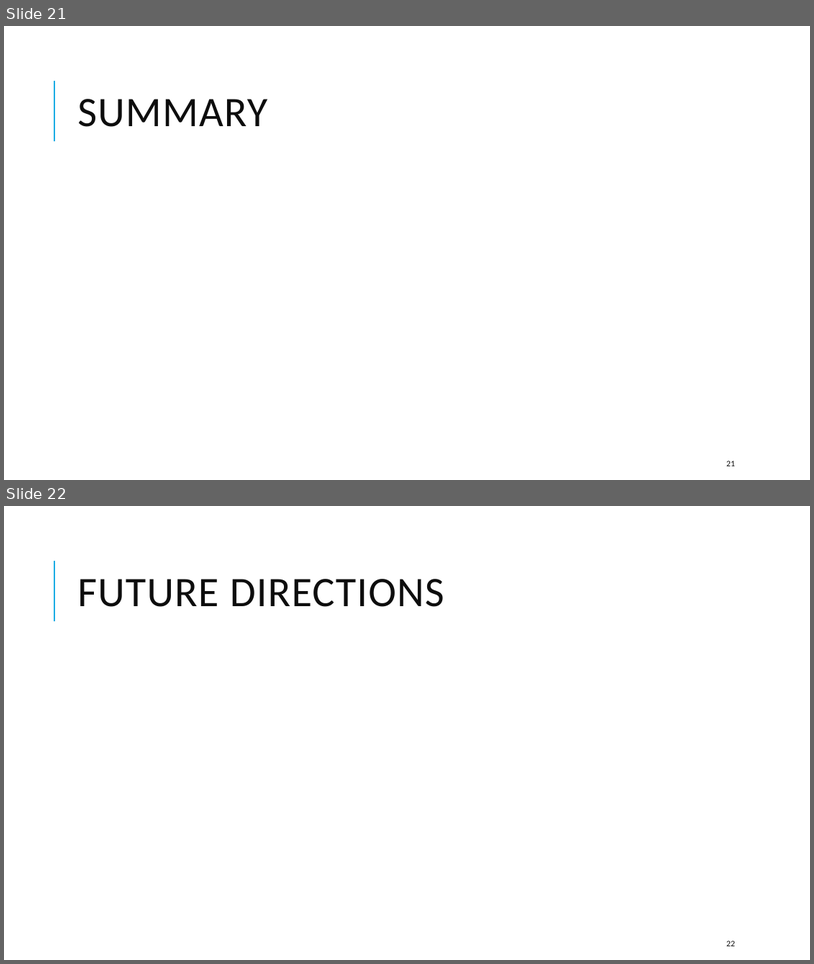
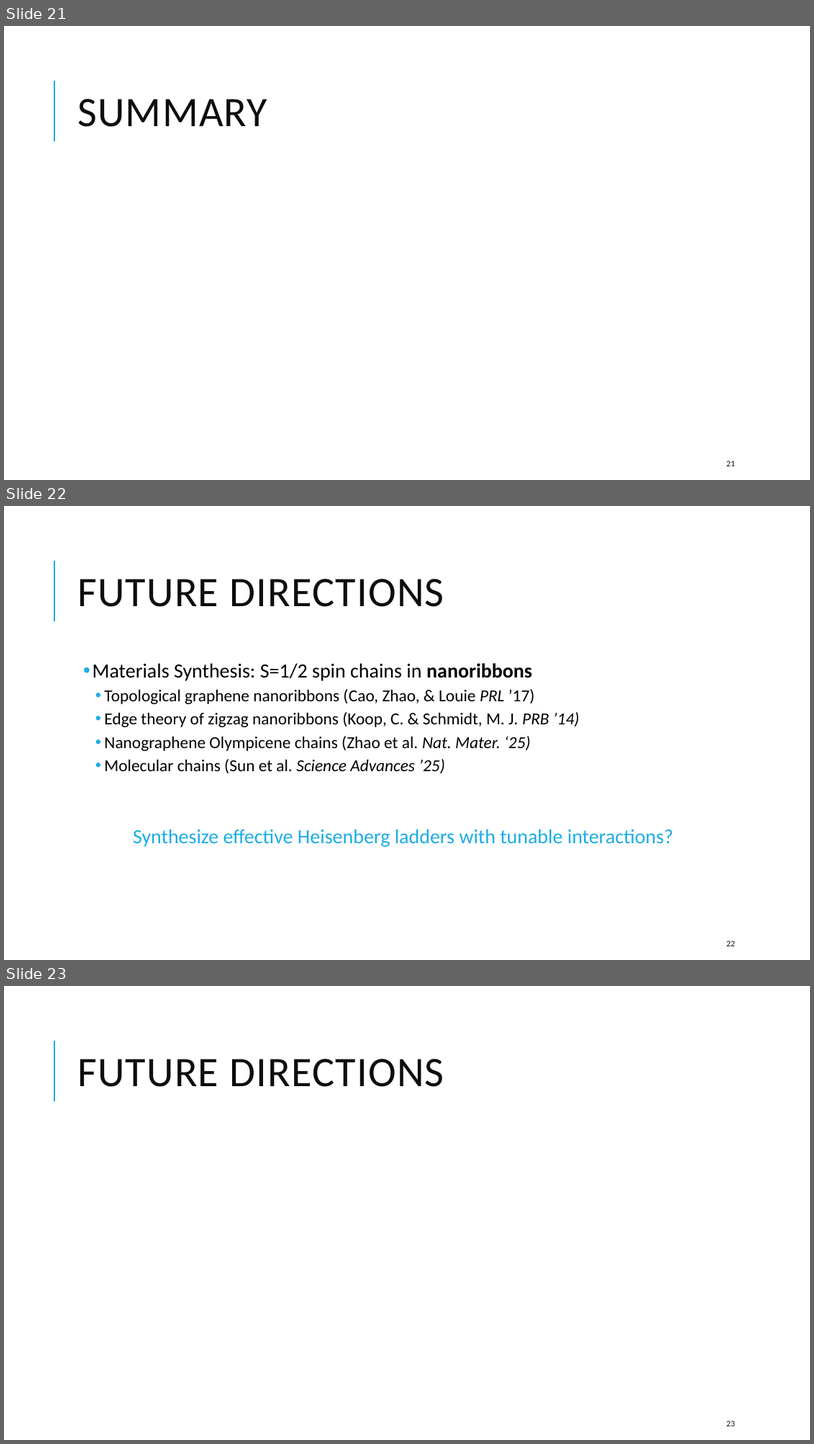
Before and after one commit to kwang0/KPZ-Project, a slide deck: Kavli ENSI Retreat Presentation.pptx. Shown one above the other, each under a label of ours: slides 21 and 22 before the commit, slides 21, 22 and 23 after it. The pictures are 814x964 and 814x1444 pixels, drawn with LibreOffice and Linux fonts; fonts in the diff are those of the drawing; grey boxes stand for pictures. Boxes give left, top, right and bottom in pixels: in the first picture for what was removed or moved away, otherwise in the second. Text is boxed around its words. In the diff, an @@ line names an element or a change of style, - is before the commit and + after.

```diff
--- a/Kavli ENSI Retreat Presentation.pptx
+++ b/Kavli ENSI Retreat Presentation.pptx
@@ slide 22 added at (4,506,810,960), background #FFFFFF; not listed: 1 template element that a slide beside it also shows @@
@@ title added at (77,579,445,607), 50 pt, text #0D0D0D @@
+FUTURE DIRECTIONS
@@ text added at (93,663,674,847), 20 pt, text #000000 @@
+  • Materials Synthesis: S=1/2 spin chains in nanoribbons
+    • Topological graphene nanoribbons (Cao, Zhao, & Louie PRL ’17)
+    • Edge theory of zigzag nanoribbons (Koop, C. & Schmidt, M. J. PRB ’14)
+    • Nanographene Olympicene chains (Zhao et al. Nat. Mater. ‘25)
+    • Molecular chains (Sun et al. Science Advances ’25)
+    Synthesize effective Heisenberg ladders with tunable interactions?
@@ page number added at (727,940,736,946), 10 pt, text #0D0D0D @@
+22
@@ what was slide 22 is now slide 23 @@
```
Also in this commit, not shown: 1 other file.
